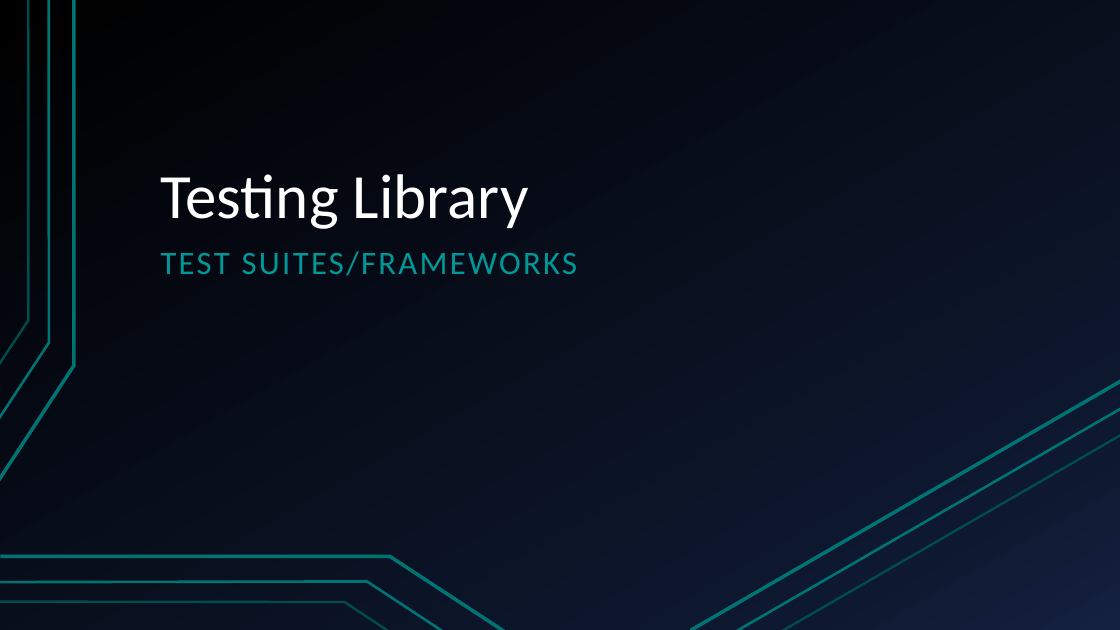
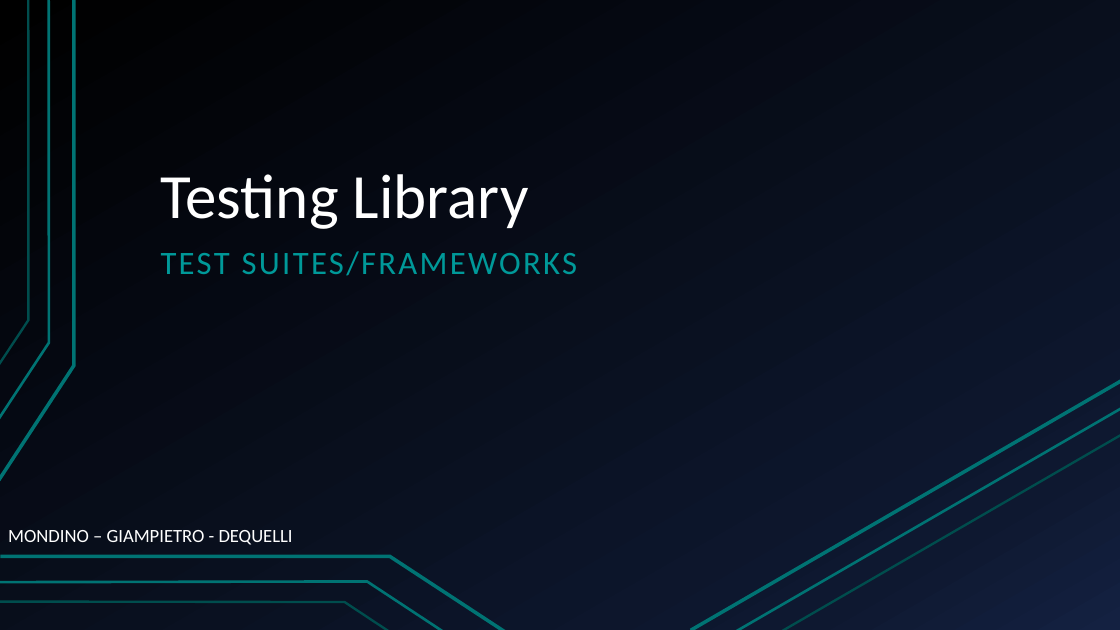
Before and after one commit to GusGiam01/TP-Desarrollo-Software, a slide deck: slide 1 of App POC/Documentacion/TestingLibrary-Presentacion.pptx. Drawn at 1120x630 pixels with LibreOffice and Linux fonts; fonts in the diff are those of the drawing. Boxes give left, top, right and bottom in pixels: in the first picture for what was removed or moved away, otherwise in the second. Text is boxed around its words. In the diff, an @@ line names an element or a change of style, - is before the commit and + after.

```diff
--- a/App POC/Documentacion/TestingLibrary-Presentacion.pptx
+++ b/App POC/Documentacion/TestingLibrary-Presentacion.pptx
@@ text added at (x1=8, y1=530, x2=293, y2=545), 16 pt, text #FFFFFF @@
+MONDINO – GIAMPIETRO - DEQUELLI
```
Also in this commit, not shown: 2 other slides changed, 15 slides added, 5 slides removed, 3 other files.
